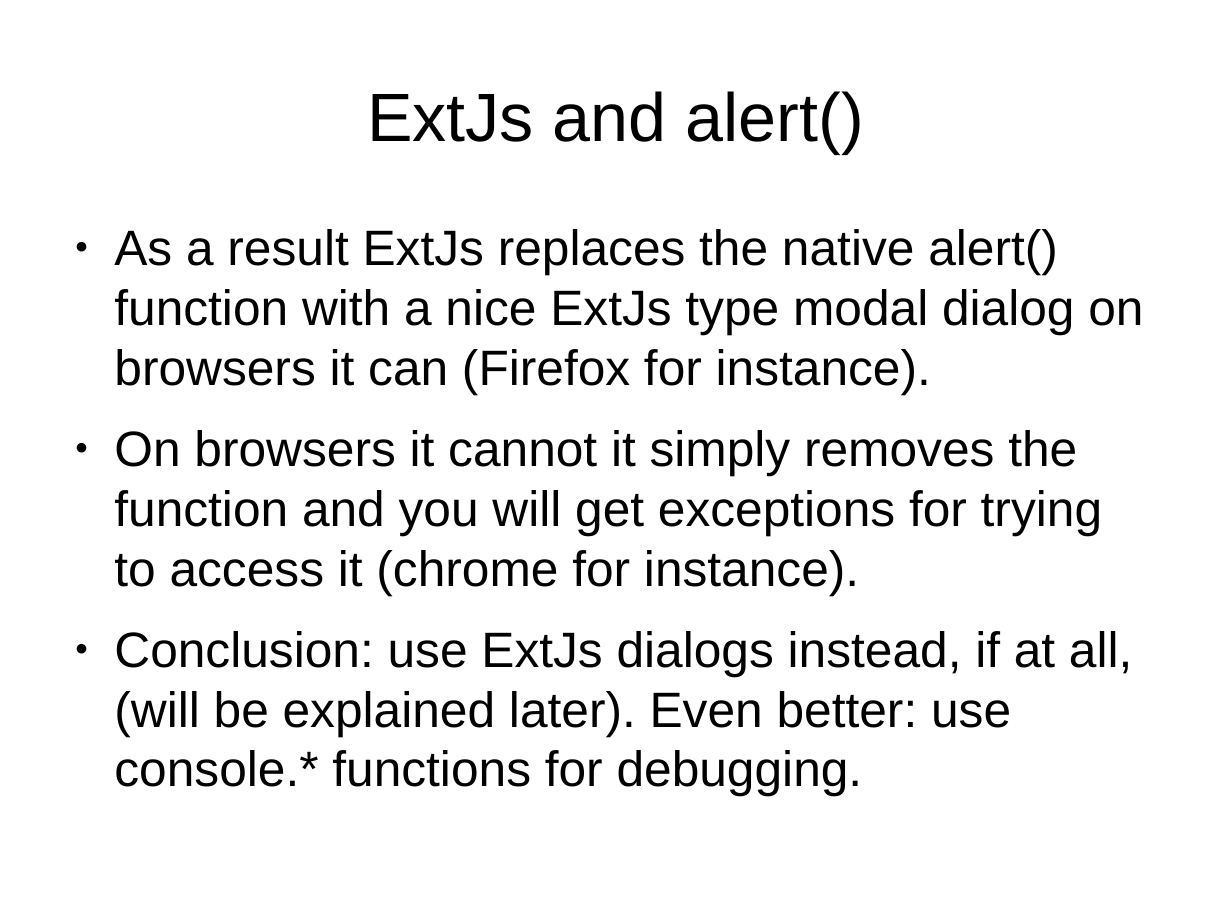
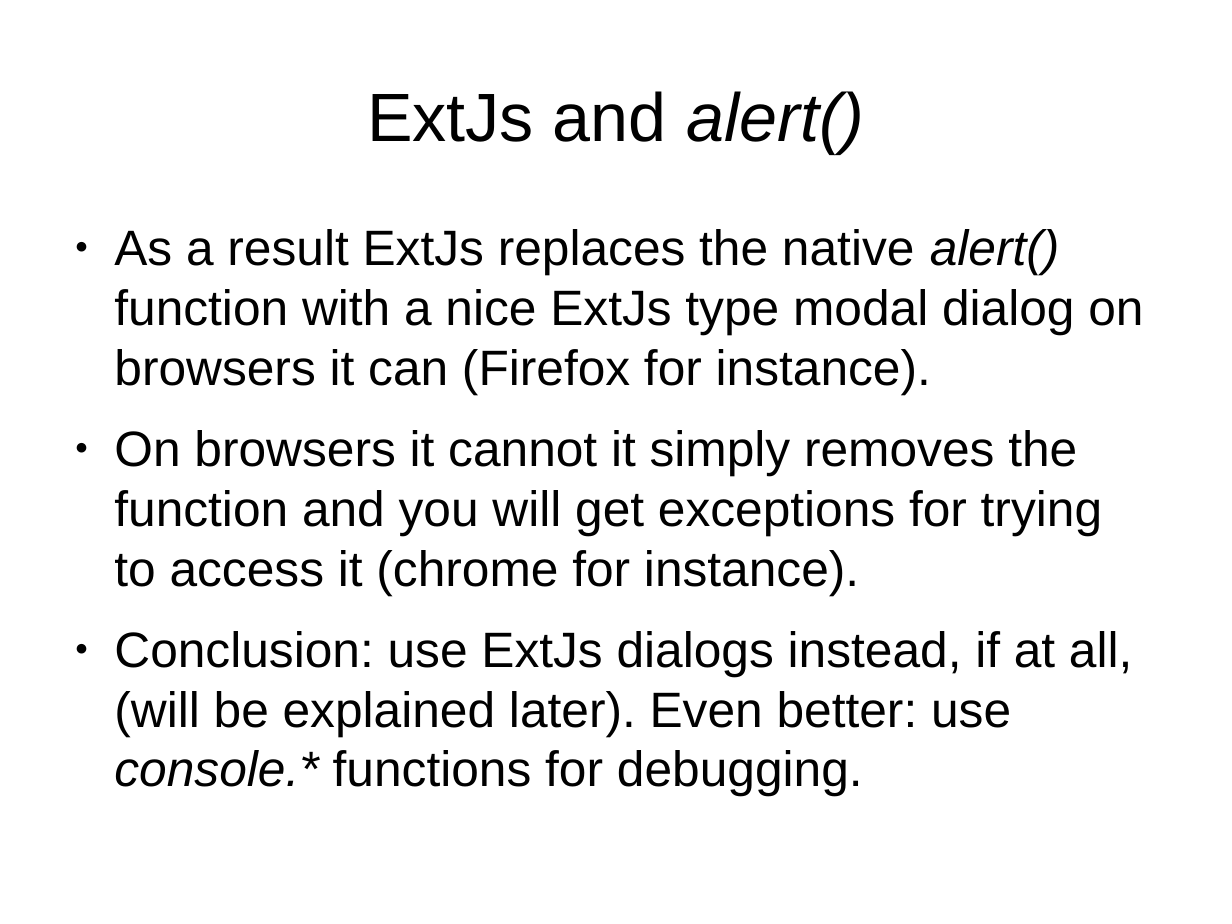
Before and after one commit to veltzer/demos, a slide deck: slide 16 of javascript/extjs/doc/extjs.odp. Drawn at 1232x924 pixels with LibreOffice and Linux fonts; fonts in the diff are those of the drawing. Boxes give left, top, right and bottom in pixels: in the first picture for what was removed or moved away, otherwise in the second. Text is boxed around its words. In the diff, an @@ line names an element or a change of style, - is before the commit and + after.

```diff
--- a/javascript/extjs/doc/extjs.odp
+++ b/javascript/extjs/doc/extjs.odp
@@ title "ExtJs and alert()" at [367, 91, 864, 153]: italic on in "alert()" @@
@@ text at [114, 229, 1143, 736]: italic on in "alert()", "console.*" @@
```
Also in this commit, not shown: 1 other slide changed, 2 other files.
